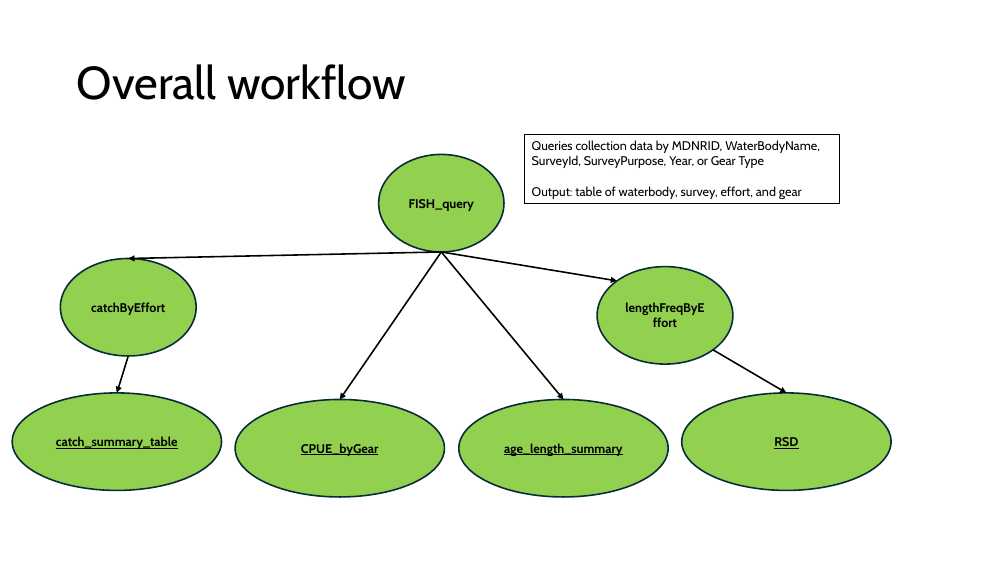
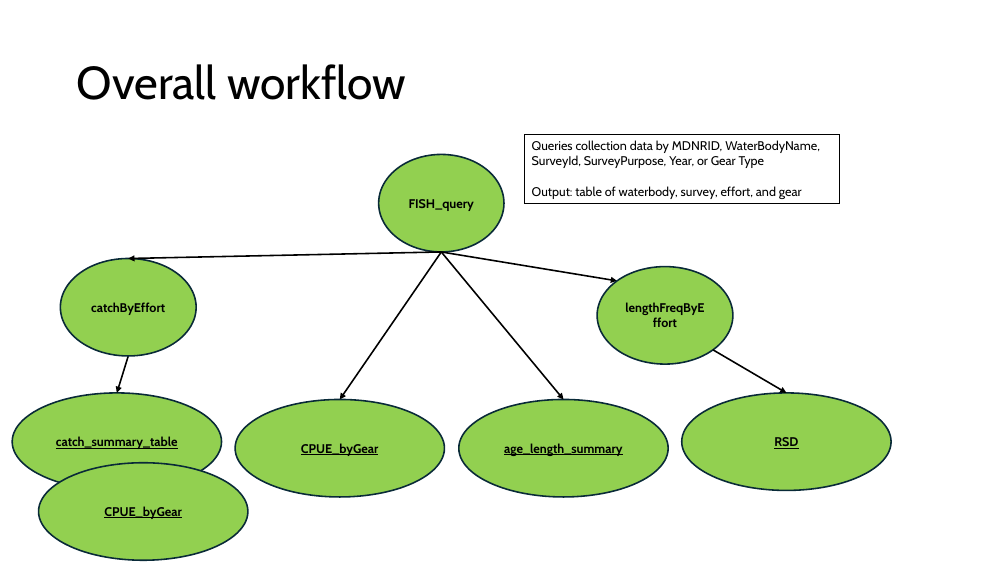
Before and after one commit to DNRFISH/MFA, a slide deck: slide 1 of dev/MFA_table_joins.pptx. Drawn at 1008x567 pixels with LibreOffice and Linux fonts; fonts in the diff are those of the drawing. Boxes give left, top, right and bottom in pixels: in the first picture for what was removed or moved away, otherwise in the second. Text is boxed around its words. In the diff, an @@ line names an element or a change of style, - is before the commit and + after.

```diff
--- a/dev/MFA_table_joins.pptx
+++ b/dev/MFA_table_joins.pptx
@@ ellipse added at [39,463,248,560], fill #92D050, outline #092A39 1.5 pt, 12 pt, text #000000, bold, underline @@
+CPUE_byGear
```
Also in this commit, not shown: 1 other slide changed, 2 slides added.
